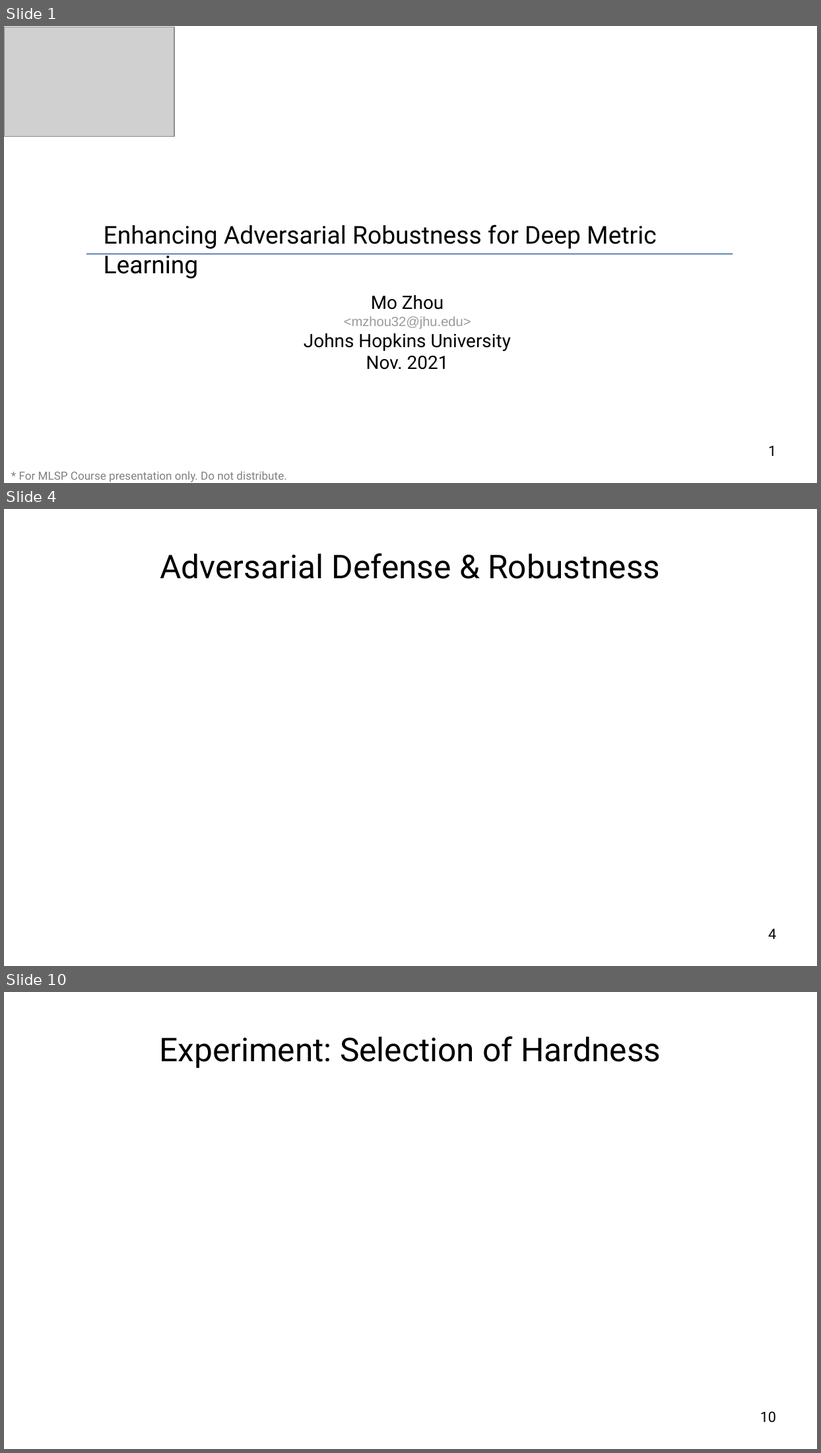
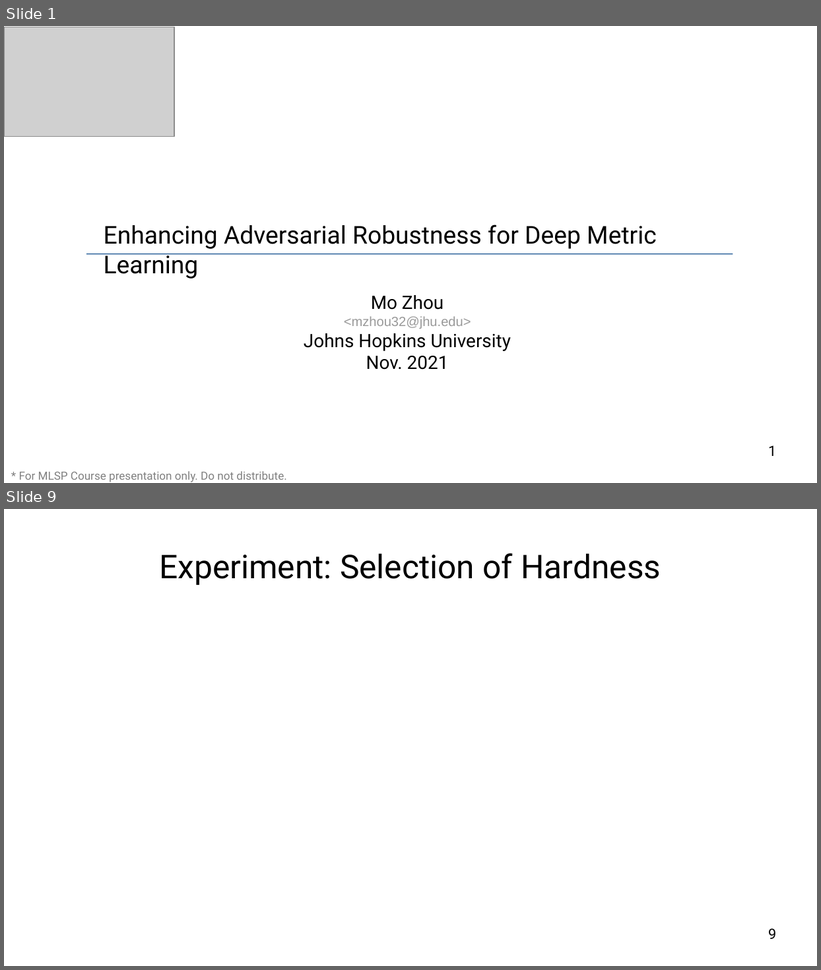
Before and after one commit to cdluminate/robdml, a slide deck: slides/slides.odp. Shown one above the other, each under a label of ours: slides 1, 4 and 10 before the commit, slides 1 and 9 after it; the slides between them are not shown. The pictures are 821x1453 and 821x970 pixels, drawn with LibreOffice and Linux fonts; fonts in the diff are those of the drawing; grey boxes stand for pictures. Boxes give left, top, right and bottom in pixels: in the first picture for what was removed or moved away, otherwise in the second. Text is boxed around its words. In the diff, an @@ line names an element or a change of style, - is before the commit and + after.

```diff
--- a/slides/slides.odp
+++ b/slides/slides.odp
@@ slide 4 removed at <box>4,509,817,966</box>, background #FFFFFF @@
@@ title removed at <box>160,553,660,579</box> @@
-Adversarial Defense & Robustness
@@ page number removed at <box>768,929,776,939</box> @@
-4
@@ what was slide 10 is now slide 9 @@
@@ page number at <box>768,929,776,939</box>: text changed @@
-10
+9
```
Also in this commit, not shown: 7 slides added, 7 other slides removed.
